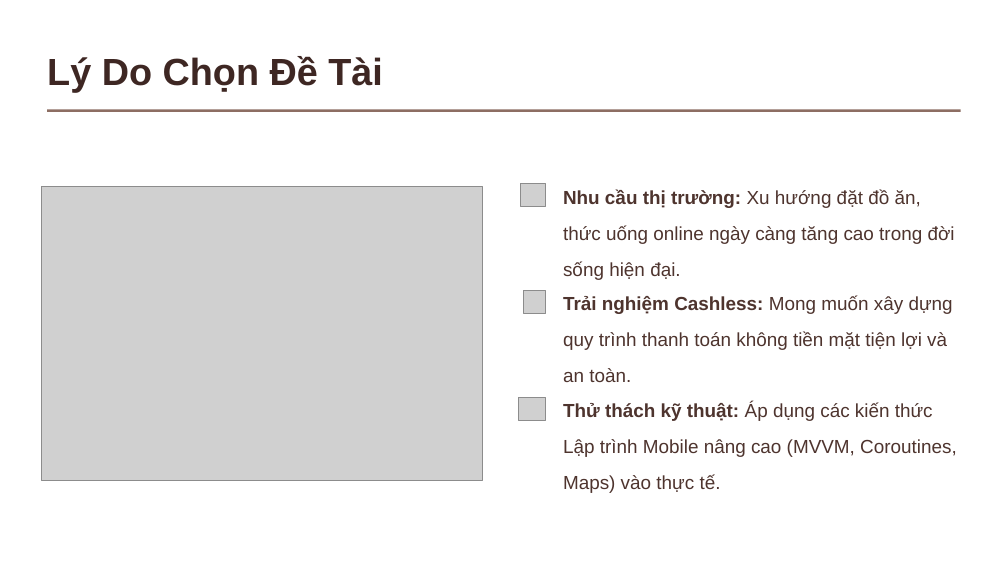
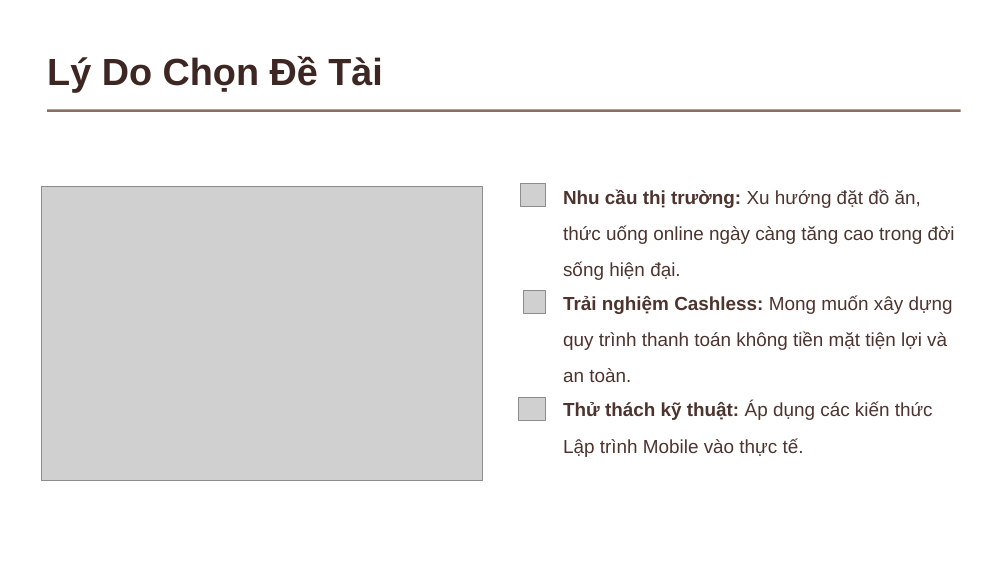
Before and after one commit to MinhHai2906/Group-LTTBD-, a slide deck: slide 7 of SlideNhom7.pptx (slide 6 before the commit). Drawn at 1008x567 pixels with LibreOffice and Linux fonts; fonts in the diff are those of the drawing; grey boxes stand for pictures; background and template pictures are left out. Boxes give left, top, right and bottom in pixels: in the first picture for what was removed or moved away, otherwise in the second. Text is boxed around its words. In the diff, an @@ line names an element or a change of style, - is before the commit and + after.

```diff
--- a/SlideNhom7.pptx
+++ b/SlideNhom7.pptx
@@ text at bbox=[563, 402, 933, 457]: text changed @@
-Thử thách kỹ thuật: Áp dụng các kiến thức Lập trình Mobile nâng cao (MVVM, Coroutines, Maps) vào thực tế.
+Thử thách kỹ thuật: Áp dụng các kiến thức Lập trình Mobile vào thực tế.
```
Also in this commit, not shown: 4 other slides changed, 2 slides added, 1 slide removed, 6 other files.
